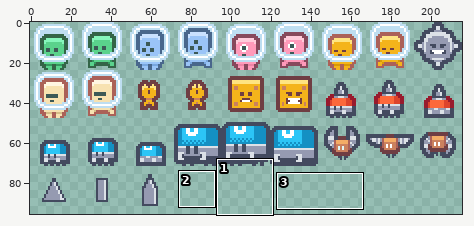
Sprite sheet, stored at resource/tiles/characters.png. The picture above shows the old version from afar; the outline marks the close-up.
Close-up. The starting point:
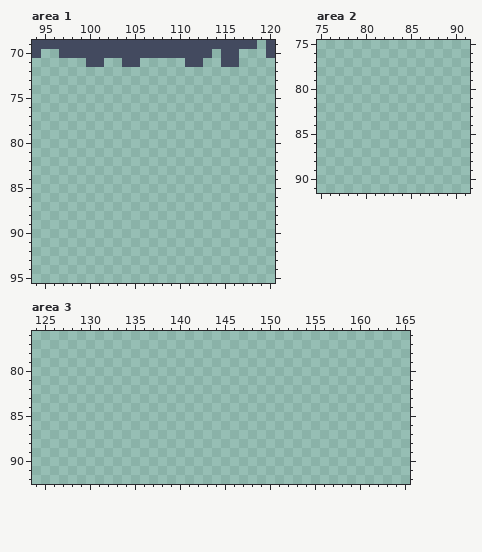
The file is 216x96 pixels. Shown: area 1: x 94..120, y 69..95; area 2: x 75..91, y 75..91; area 3: x 124..165, y 76..92.
After the commit:
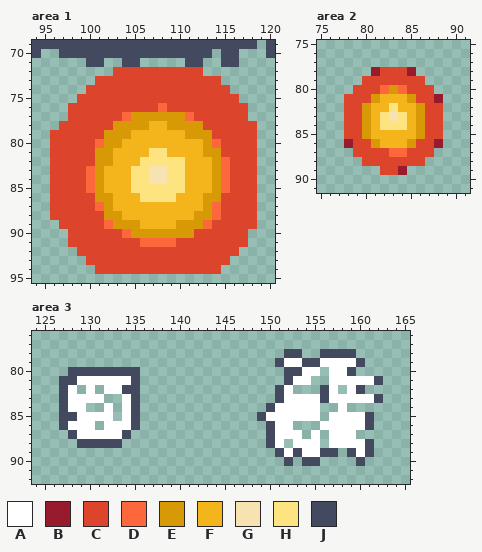
Palette (. is transparent): A #ffffff  B #981a2d  C #dd442c  D #fc683b  E #d79905  F #f4b41b  G #f7e2b1  H #fee481  J #434a5f
Diff:
Area 1:
y 72: x 103..112 .......... -> CCCCCCCCCC
y 73: x 101..114 .............. -> CCCCCCCCCCCCCC
y 74: x 100..115 ................ -> CCCCCCCCCCCCCCCC
y 75: x 99..116 .................. -> CCCCCCCCCCCCCCCCCC
y 76: x 98..117 .................... -> CCCCCCCCCCDCCCCCCCCC
y 77: x 98..117 .................... -> CCCCCCDEEEEEEDCCCCCC
y 78: x 97..118 ...................... -> CCCCCCEEEEFFEEEECCCCCC
y 79: x 96..118 ....................... -> CCCCCCEEEFFFFFFEEECCCCC
y 80: x 96..118 ....................... -> CCCCCDEEFFFFFFFFFEDCCCC
y 81: x 96..118 ....................... -> CCCCCEEFFFFHHFFFFEECCCC
y 82: x 96..118 ....................... -> CCCCCEEFFFHHHHHFFFEDCCC
y 83..84: x 96..118 ....................... -> CCCCDEFFFHHGGHHFFFEDCCC
y 85: x 96..118 ....................... -> CCCCDEFFFHHHHHHFFFEDCCC
y 86: x 96..118 ....................... -> CCCCCEEFFFHHHHFFFEECCCC
y 87: x 96..118 ....................... -> CCCCCDEFFFFFFFFFFEDCCCC
y 88: x 96..118 ....................... -> CCCCCCEEFFFFFFFFEEDCCCC
y 89: x 97..118 ...................... -> CCCCCDEEEFFFFEEEDCCCCC
y 90: x 98..117 .................... -> CCCCCCDEEEEEEECCCCCC
y 91: x 98..117 .................... -> CCCCCCCCDDDDCCCCCCCC
y 92: x 99..116 .................. -> CCCCCCCCCCCCCCCCCC
y 93: x 100..115 ................ -> CCCCCCCCCCCCCCCC
y 94: x 101..114 .............. -> CCCCCCCCCCCCCC
Area 2:
y 78: x 81..85 ..... -> BCCCB
y 79: x 80..86 ....... -> CCCCCCC
y 80: x 79..87 ......... -> CCCDEDCCC
y 81: x 78..88 ........... -> CCCEFFFECCB
y 82: x 78..88 ........... -> CCEFFHFFECC
y 83: x 78..88 ........... -> CCEFHGHFECC
y 84: x 78..88 ........... -> CCEFHHHFECC
y 85: x 78..88 ........... -> CCEFFFFFECC
y 86: x 78..88 ........... -> BCCEFFFECCB
y 87: x 79..87 ......... -> CCCCDDCCC
y 88: x 80..86 ....... -> CCCCCCC
y 89: x 82..84 ... -> CCB
Area 3:
y 78: x 152..153 .. -> JJ; x 156..159 .... -> JJJJ
y 79: x 151..160 .......... -> JAAJJAAAAJ
y 80: x 128..135 ........ -> JJJJJJJJ; x 152..155 .... -> JJAA; x 157..159 ... -> AAJ
y 81: x 127..135 ......... -> JJAAAAAAJ; x 152..154 ... -> JAA; x 157..162 ...... -> AAAAAJ
y 82: x 127..128 .. -> JA; x 130 . -> A; x 132..135 .... -> AAJJ; x 151..152 .. -> JA; x 156..157 .. -> JA; x 159..160 .. -> AJ
y 83: x 127..131 ..... -> JAAAA; x 134..135 .. -> AJ; x 151..162 ............ -> JAAAAJAAAAAJ
y 84: x 127..129 ... -> JAA; x 132 . -> A; x 134..135 .. -> AJ; x 150..155 ...... -> JAAAAA; x 158 . -> A
y 85: x 127..132 ...... -> JJAAAA; x 134..135 .. -> AJ; x 149..155 ....... -> JAAAAAA; x 157..161 ..... -> AAAAJ
y 86: x 127..130 .... -> JAAA; x 132..135 .... -> AAAJ; x 150..152 ... -> JAA; x 156..161 ...... -> AAAAAJ
y 87: x 128..134 ....... -> JAAAAAJ; x 150..153 .... -> JAAA; x 155 . -> A; x 157..159 ... -> AAA
y 88: x 129..133 ..... -> JJJJJ; x 150..151 .. -> JA; x 153..155 ... -> AAA; x 157..161 ..... -> AAAAJ
y 89: x 151..157 ....... -> JAJAAJJ; x 159..161 ... -> JAJ
y 90: x 152 . -> J; x 154..155 .. -> JJ; x 160 . -> J
